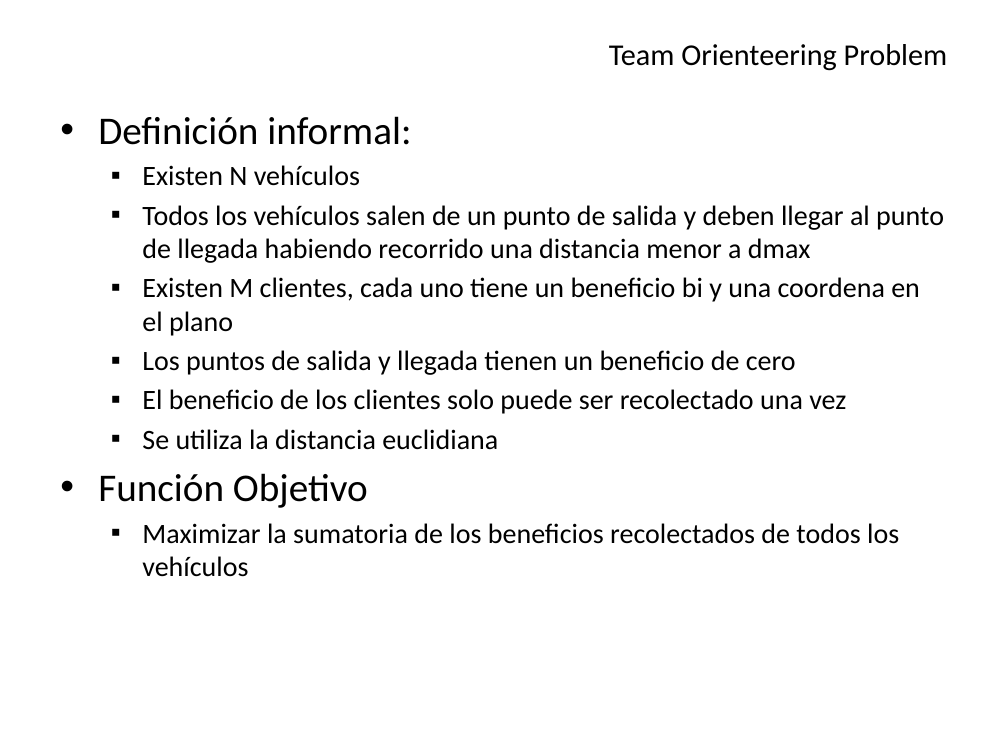
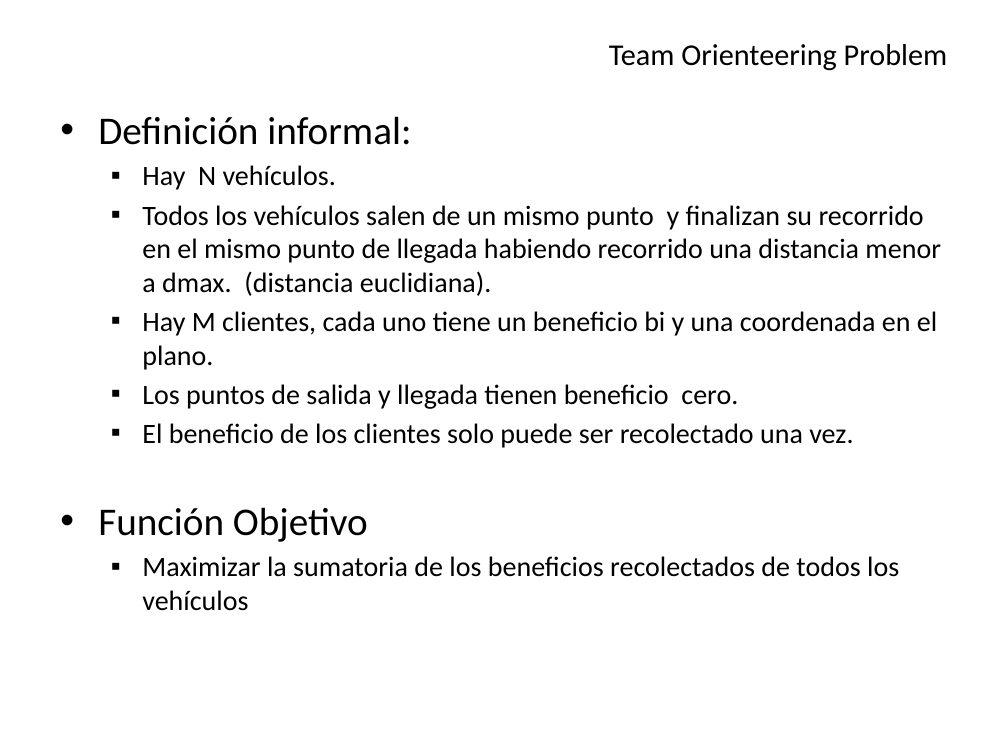
Before and after one commit to Aleitox/TopBrkga, a slide deck: slide 4 of TesisPaper/Defensa/Biased Random Key Genetic Algorithm.pptx. Drawn at 1008x756 pixels with LibreOffice and Linux fonts; fonts in the diff are those of the drawing. Boxes give left, top, right and bottom in pixels: in the first picture for what was removed or moved away, otherwise in the second. Text is boxed around its words. In the diff, an @@ line names an element or a change of style, - is before the commit and + after.

```diff
--- a/TesisPaper/Defensa/Biased Random Key Genetic Algorithm.pptx
+++ b/TesisPaper/Defensa/Biased Random Key Genetic Algorithm.pptx
@@ text at [142, 165, 941, 448]: text changed @@
-  ▪ Existen N vehículos
-  ▪ Todos los vehículos salen de un punto de salida y deben llegar al punto de llegada habiendo recorrido una distancia menor a dmax
-  ▪ Existen M clientes, cada uno tiene un beneficio bi y una coordena en el plano
-  ▪ Los puntos de salida y llegada tienen un beneficio de cero
-  ▪ El beneficio de los clientes solo puede ser recolectado una vez
-  ▪ Se utiliza la distancia euclidiana
+  ▪ Hay N vehículos.
+  ▪ Todos los vehículos salen de un mismo punto y finalizan su recorrido en el mismo punto de llegada habiendo recorrido una distancia menor a dmax. (distancia euclidiana).
+  ▪ Hay M clientes, cada uno tiene un beneficio bi y una coordenada en el plano.
+  ▪ Los puntos de salida y llegada tienen beneficio cero.
+  ▪ El beneficio de los clientes solo puede ser recolectado una vez.
```
Also in this commit, not shown: 16 other slides changed, 31 other files.
